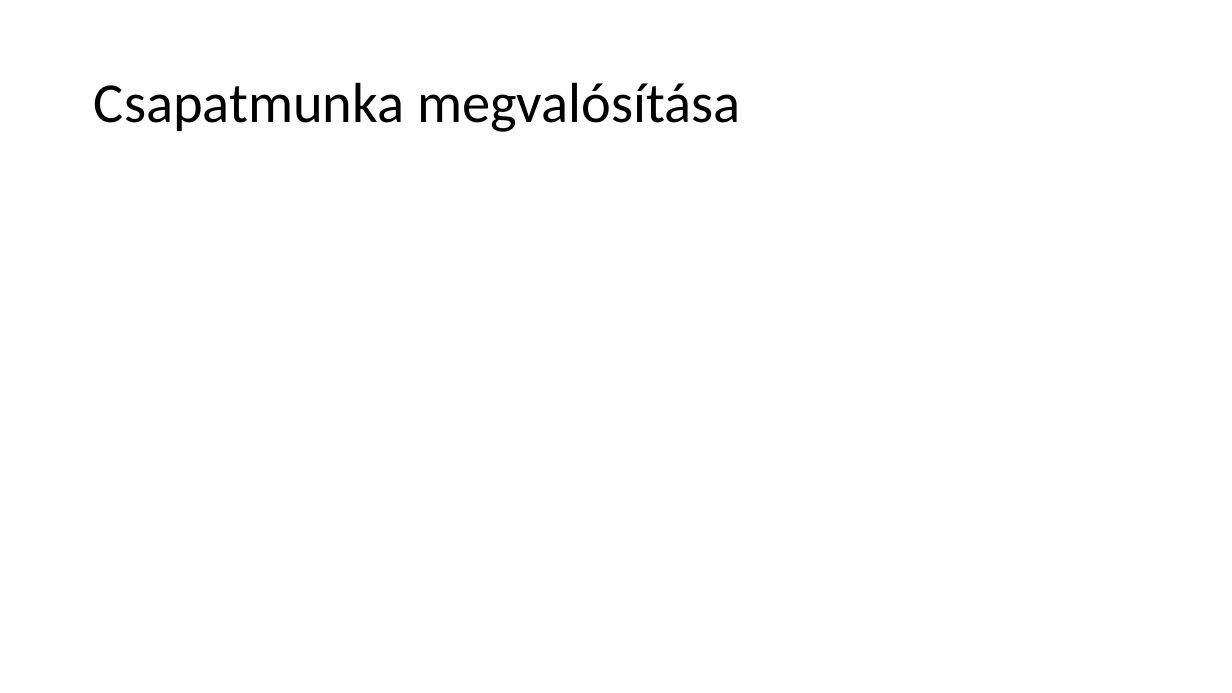
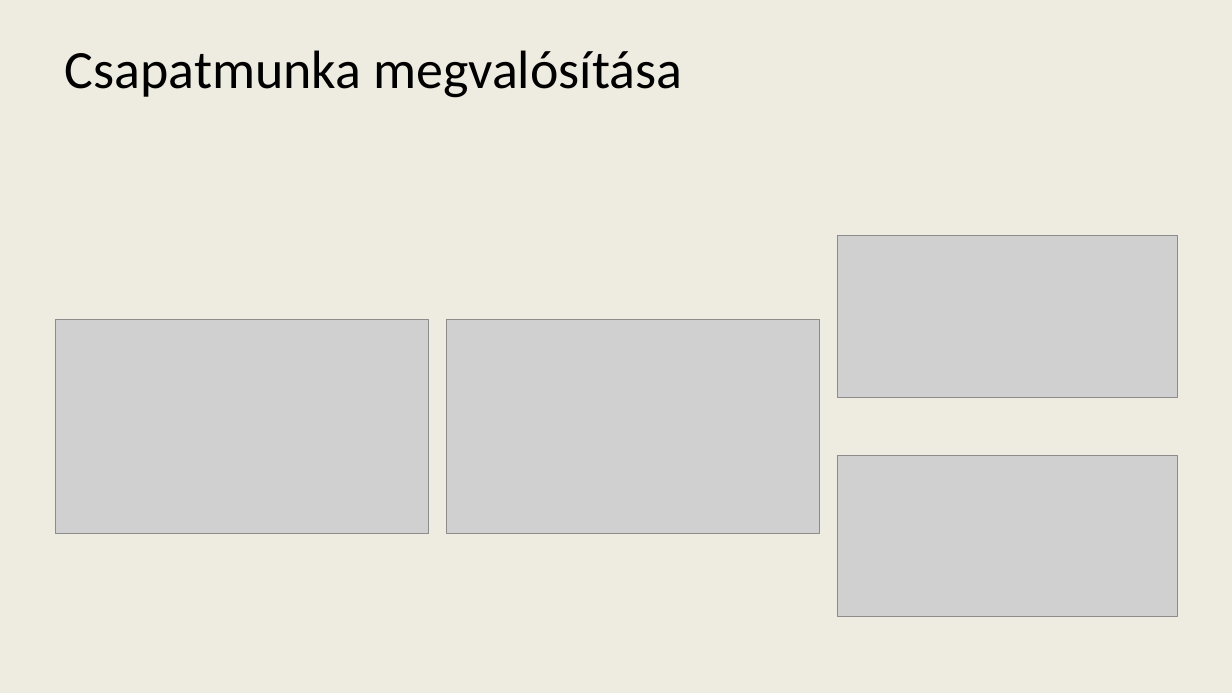
Before and after one commit to KantorKrisztian/Rentaruro_projekt, a slide deck: slide 5 of Rentaruro.pptx (slide 4 before the commit). Drawn at 1232x693 pixels with LibreOffice and Linux fonts; fonts in the diff are those of the drawing; grey boxes stand for pictures. Boxes give left, top, right and bottom in pixels: in the first picture for what was removed or moved away, otherwise in the second. Text is boxed around its words. In the diff, an @@ line names an element or a change of style, - is before the commit and + after.

```diff
--- a/Rentaruro.pptx
+++ b/Rentaruro.pptx
@@ rectangle added at <box>0,0,1232,693</box>, fill #F2F2F2 @@
@@ rectangle added at <box>0,0,1232,693</box>, fill #BF9000 at 7% opacity @@
@@ title "Csapatmunka megvalósítása": place and size @@
-title "Csapatmunka megvalósítása" at <box>94,82,740,132</box>
+title "Csapatmunka megvalósítása" at <box>65,50,682,98</box>
@@ title "Csapatmunka megvalósítása" at <box>65,50,682,98</box>: size 44 to 42 pt; vertical alignment middle to top @@
@@ picture added at <box>838,236,1177,397</box> @@
@@ picture added at <box>55,320,428,533</box> @@
@@ picture added at <box>446,320,819,533</box> @@
@@ picture added at <box>838,456,1177,616</box> @@
```
Also in this commit, not shown: 2 other slides changed, 7 slides added.
